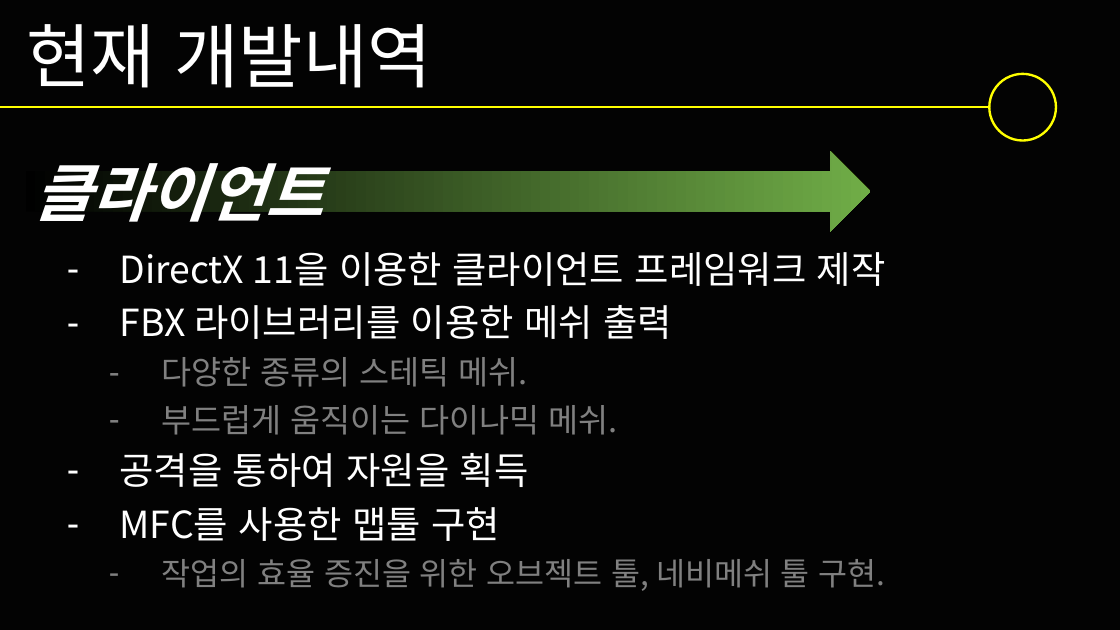
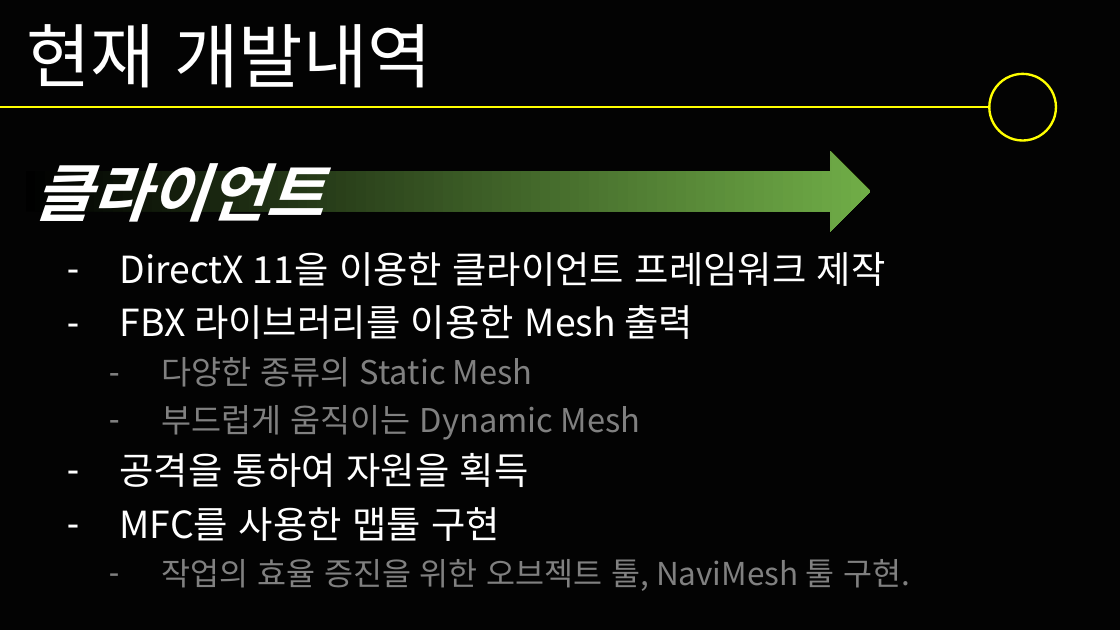
Before and after one commit to korleinster/gamebusdriver, a slide deck: slide 12 of documents/중간발표/노루막이_김형준_신창섭_홍승필_허지훈.pptx. Drawn at 1120x630 pixels with LibreOffice and Linux fonts; fonts in the diff are those of the drawing; background and template pictures are left out. Boxes give left, top, right and bottom in pixels: in the first picture for what was removed or moved away, otherwise in the second. Text is boxed around its words. In the diff, an @@ line names an element or a change of style, - is before the commit and + after.

```diff
--- a/documents/중간발표/노루막이_김형준_신창섭_홍승필_허지훈.pptx
+++ b/documents/중간발표/노루막이_김형준_신창섭_홍승필_허지훈.pptx
@@ text at (x1=119, y1=305, x2=693, y2=440): text changed @@
-– FBX 라이브러리를 이용한 메쉬 출력
-  – 다양한 종류의 스테틱 메쉬.
-  – 부드럽게 움직이는 다이나믹 메쉬.
+– FBX 라이브러리를 이용한 Mesh 출력
+  – 다양한 종류의 Static Mesh
+  – 부드럽게 움직이는 Dynamic Mesh
@@ text at (x1=161, y1=559, x2=910, y2=591): text changed @@
-  – 작업의 효율 증진을 위한 오브젝트 툴, 네비메쉬 툴 구현.
+  – 작업의 효율 증진을 위한 오브젝트 툴, NaviMesh 툴 구현.
```
Also in this commit, not shown: 1 other slide changed, 18 other files.
